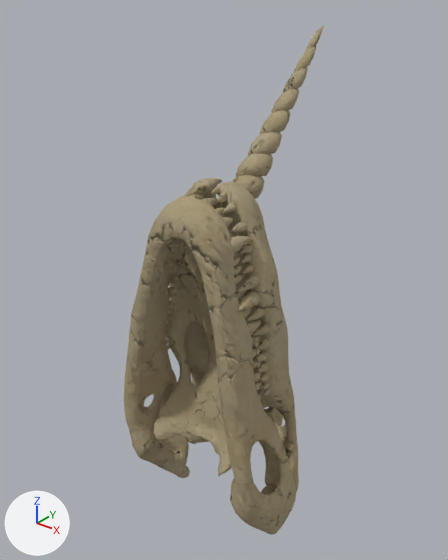
One commit to the Blender file src/addons/no_mans_sky_base_builder/models-high-res/assets/FOS_HEAD_JD.blend: the scene before it, then after it.
Camera for both pictures: a 50 mm lens placed at (1.141, -0.949, 1.508), pointed at (-0.073, 0.568, 0.567). Arrows for +X, +Y and +Z are at lower left; the lights stay in place. The first picture is the older version.

The first picture shows 'FOS_HEAD_JD'.
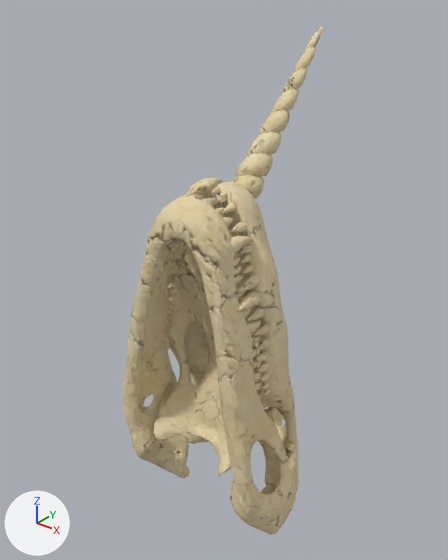
Changed parts and their boxes [x1, y1, x2, y2] in the pictures (448 x 560 px):
'FOS_HEAD_JD', surface changed (yellow to beige)
    both: [124, 26, 323, 535]

What changed in the scene script:
```text
Change mat_bonetileable:
    where n8 = _N.new('ShaderNodeMixRGB'); n8.name = 'Mix (Legacy)'
    add n8.inputs[0].default_value = 0.0  # 'Factor'
```
